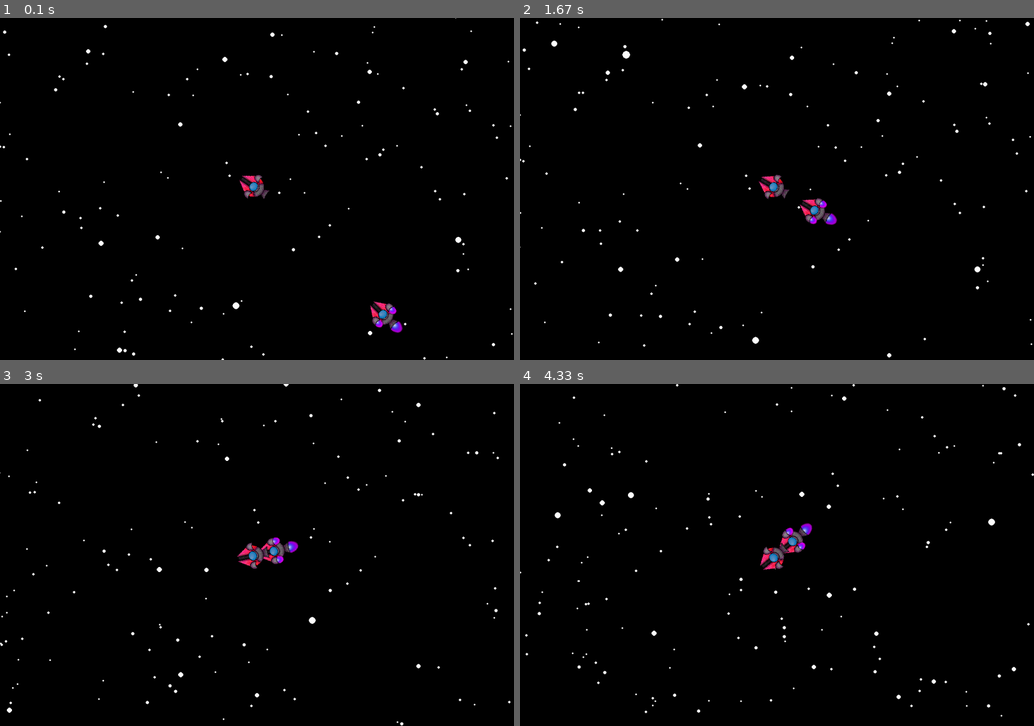
Above: before the commit, frames 1-4 (two rows, left to right).
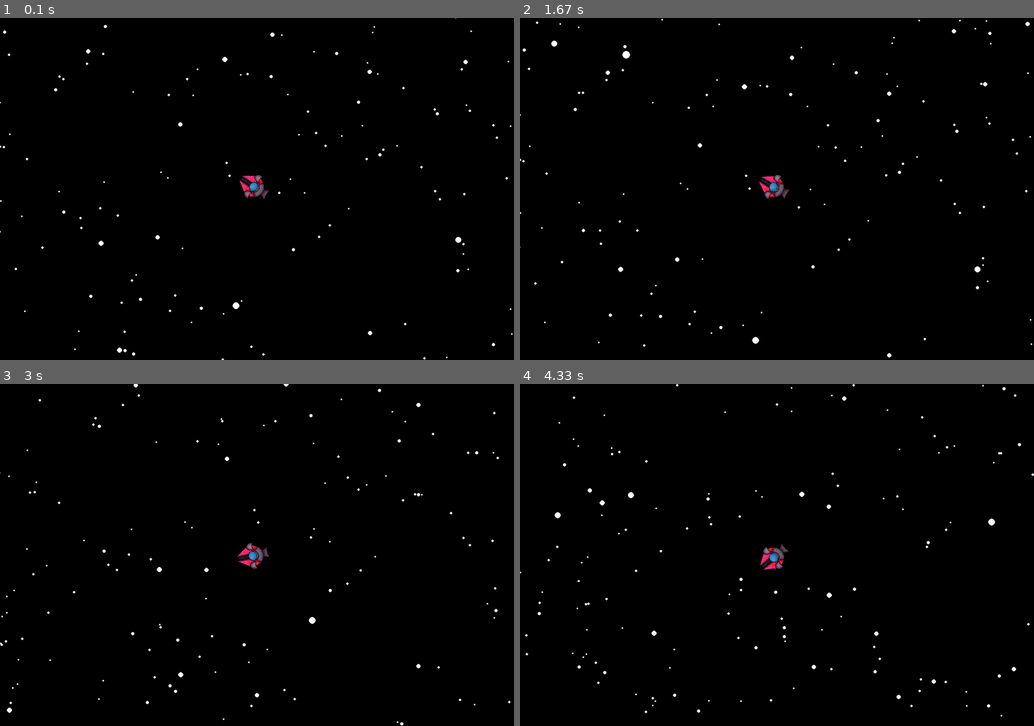
Above: after the commit, the same moments.

Repository: AlmightyM3/pygame--ce-summer-jam-2024
Game: pygame game, started from main.py
Two runs of this game, one before a commit and one after it. Both use one fixed random seed, a clock stepped at 60 frames per second and the inputs below.
Inputs (mouse positions are in pixels of both pictures, inside the frame that each line leads up to):
- Up to frame 1 (0.1 s): no input
- Up to frame 2 (1.67 s): click (941, 178) at 0.38 s; click (828, 264) at 0.72 s; click (643, 62) at 1.05 s; click (653, 120) at 1.38 s
- Up to frame 3 (3 s): click (257, 596) at 1.72 s; click (185, 483) at 2.05 s; click (436, 643) at 2.38 s; click (87, 589) at 2.72 s
- Up to frame 4 (4.33 s): click (627, 486) at 3.05 s; click (653, 616) at 3.38 s; click (962, 633) at 3.72 s; click (622, 681) at 4.05 s

The runs differ from the first frame. In frame 1, 0.3% of the frame differs, in the area x 72-79%, y 82-93%; in frame 2, 0.3%, in the area x 54-62%, y 52-61%; in frame 3, 0.3%; in frame 4, 0.3%.

Commit message:
cont. enemy

Diff:
--- a/main.py
+++ b/main.py
@@ -89,20 +89,27 @@
         self.moveingImg = pygame.transform.scale_by(pygame.image.load(dirPath+moveingImgPath), size).convert_alpha()
         self.stopedImg = pygame.transform.scale_by(pygame.image.load(dirPath+stopedIngImgPath), size).convert_alpha()
         self.velocity = Vector2()
-        self.homePos = startPos
+        self.homePos = startPos+Vector2()
+        self.mode = 0
 
     def render(self):
-        angle = int(math.degrees(-math.atan2(player.pos.y - self.pos.y, player.pos.x - self.pos.x)))-90
-        rotatedImg = pygame.transform.rotate(self.moveingImg, angle)
+        if self.mode<2:
+            angle = int(math.degrees(-math.atan2(player.pos.y - self.pos.y, player.pos.x - self.pos.x)))-90
+        else:
+            angle = int(math.degrees(-math.atan2(self.homePos.y - self.pos.y, self.homePos.x - self.pos.x)))-90
+        rotatedImg = pygame.transform.rotate(self.stopedImg if self.mode == 0 else self.moveingImg, angle)
         window.pgWindow.blit(rotatedImg, self.pos+WINDOW_SIZE2-(rotatedImg.get_rect().center)-player.pos)
 
     def update(self):
-        if (player.pos-self.homePos).magnitude_squared() < 300*300:
+        if (player.pos-self.homePos).magnitude_squared() < 500*500:
             self.velocity = (player.pos-self.pos).normalize()*0.04*window.DT
-        elif self.pos != self.homePos:
+            self.mode = 1
+        elif (self.pos-self.homePos).magnitude_squared() > 100:
             self.velocity = (self.homePos-self.pos).normalize()*0.04*window.DT
+            self.mode = 2
         else:
             self.velocity = Vector2()
+            self.mode = 0
         self.pos += self.velocity*window.DT
 
 
@@ -161,7 +168,7 @@
     timer.stopwatch()
     genPlanets()
     timer.stopwatch("Gen planets.")
-    testEnemy = Enemy(Vector2(300,300), 1/32, "/SpaceshipOn.png", "/Spaceship.png")
+    testEnemy = Enemy(Vector2(500,500), 1/24, "/EvilSpaceship3On.png", "/EvilSpaceship3.png")
 
     while window.run:
         player.update()
Binary file added: EvilSpaceship3.png
Binary file added: EvilSpaceship3On.png
